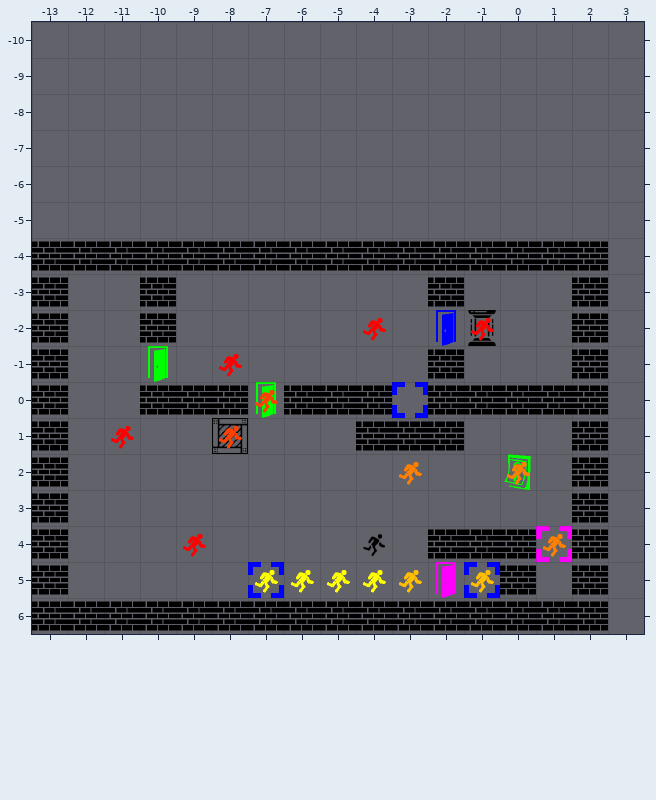
One commit to this Tiled map: LevelDesign/level7.tmx. Above, as it was before the edit.
Cells are 64x64 px. Shown: x -13..3, y -10..6.
And afterwards:
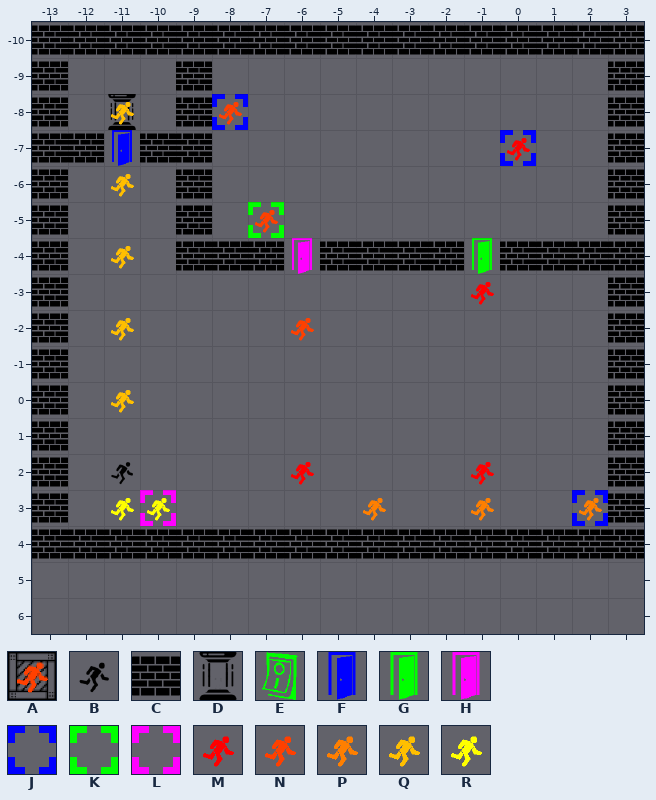
Key: from "sprites": A 1 "crate", B 5 "player", C 7 "wall_horizontal", D 9 "teleporter", E 12 "button_green", F 16 "door_open_blue", G 18 "door_open_green", H 19 "door_open_magenta", J 22 "pressure_plate_blue", K 24 "pressure_plate_green", L 25 "pressure_plate_magenta", M 34 "player1", N 35 "player2", P 36 "player3", Q 37 "player4", R 38 "player5".
_ is an empty cell.
See-through tiles are keyed as they look on the map.
Edits made:
Layer "Tile Layer 1":
y -10: x -13..3 _________________ -> CCCCCCCCCCCCCCCCC
y -9: x -13 _ -> C; x -9 _ -> C; x 3 _ -> C
y -8: x -13 _ -> C; x -11 _ -> D; x -9..-8 __ -> CJ; x 3 _ -> C
y -7: x -13..-9 _____ -> CCFCC; x 0 _ -> J; x 3 _ -> C
y -6: x -13 _ -> C; x -9 _ -> C; x 3 _ -> C
y -5: x -13 _ -> C; x -9 _ -> C; x -7 _ -> K; x 3 _ -> C
y -4: x -12..-10 CCC -> ___; x -6 C -> H; x -1 C -> G; x 3 _ -> C
y -3: x -10 C -> _; x -2 C -> _; x 2..3 C_ -> _C
y -2: x -10 C -> _; x -2..-1 FD -> __; x 2..3 C_ -> _C
y -1: x -10 G -> _; x -2 C -> _; x 2..3 C_ -> _C
y 0: x -10..3 CCCGCCCJCCCCC_ -> _____________C
y 1: x -8 A -> _; x -4..-2 CCC -> ___; x 2..3 C_ -> _C
y 2: x -11 _ -> B; x 0 E -> _; x 2..3 C_ -> _C
y 3: x -10 _ -> L; x 2..3 C_ -> JC
y 4: x -12..-3 ________B_ -> CCCCCCCCCC; x 1 L -> C; x 3 _ -> C
y 5: x -13 C -> _; x -7 J -> _; x -2..0 HJC -> ___; x 2 C -> _
y 6: x -13..2 CCCCCCCCCCCCCCCC -> ________________
Layer "Tile Layer 2":
y -8: x -11 _ -> Q; x -8 _ -> N
y -7: x 0 _ -> M
y -6: x -11 _ -> Q
y -5: x -7 _ -> N
y -4: x -11 _ -> Q
y -3: x -1 _ -> M
y -2: x -11 _ -> Q; x -6 _ -> N; x -4 M -> _; x -1 M -> _
y -1: x -8 M -> _
y 0: x -11 _ -> Q; x -7 N -> _
y 1: x -11 M -> _; x -8 N -> _
y 2: x -6 _ -> M; x -3 P -> _; x -1..0 _P -> M_
y 3: x -11..-10 __ -> RR; x -4 _ -> P; x -1 _ -> P; x 2 _ -> P
y 4: x -9 M -> _; x 1 P -> _
y 5: x -7..-3 RRRRQ -> _____; x -1 Q -> _
Boxes around the changes in both pictures, in picture pixels (x1, y1, x2, y2):
changed: (32, 25, 644, 631)
